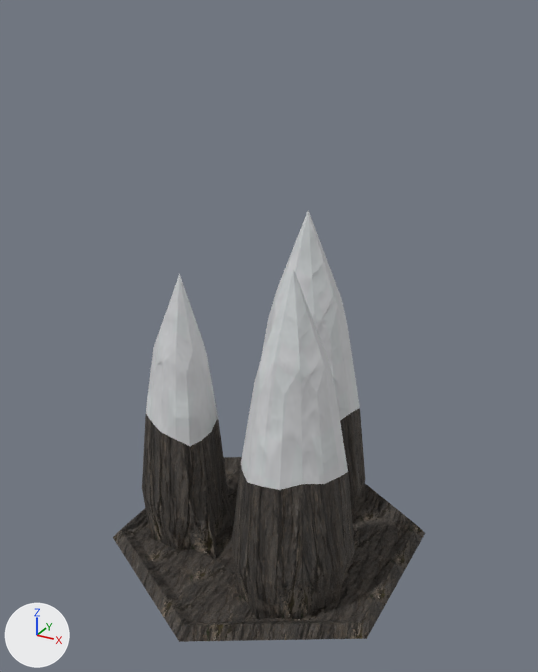
The glTF model src/modules/base/assets/mountains.glb: old version first, new version second.
Camera for both pictures: a 50 mm camera at (1.86, -3.39, 3.08) aimed at (0.0, -0.01, 1.39). The lights are fixed; the arrows at lower left show +X, +Y and +Z. The first picture is the older version. Where no turn or scale is listed for an object, it has been applied to the vertices.

The first picture shows 'HexagonTile.002', 'Mountains'.
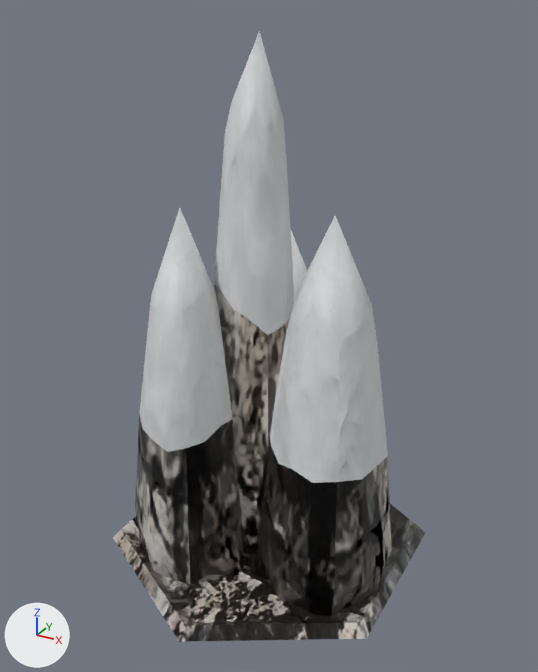
The newer file is also turned or shifted as a whole; pictures and numbers use the older file's frame.

Edits to the scene script, one JSON object a line:
```json
{"op": "add", "block": "img_roughness_out_001", "code": ["img_roughness_out_001 = load_image('roughness_Out.001', '_unpacked/roughness_Out.001', 256, 256, 'sRGB')"]}
{"op": "add", "block": "img_roughness_out", "code": ["img_roughness_out = load_image('roughness_Out', '_unpacked/roughness_Out', 256, 256, 'Non-Color')"]}
{"op": "add", "block": "img_color_out", "code": ["img_color_out = load_image('color_Out', '_unpacked/color_Out', 256, 256, 'Non-Color')"]}
{"op": "add", "block": "mat_rugged_rock_cliff_material", "code": ["mat_rugged_rock_cliff_material = bpy.data.materials.new('Rugged Rock Cliff Material')", "# uses the picture img_color_out", "# uses the picture img_roughness_out", "# uses the picture img_roughness_out_001"]}
{"block": "me_circle_004", "where": "me_circle_004.from_pydata(...)  # 18 vertices, 28 faces; spans x -0.87..0.87, y -10.08..-8.08, z 0.0..0.06"}
{"op": "remove", "block": "me_circle_004", "code": "me_circle_004.materials.append(mat_mountain_rock)"}
{"op": "add", "block": "me_circle_004", "code": "me_circle_004.materials.append(mat_rugged_rock_cliff_material)"}
{"op": "add", "block": "me_cone_002", "code": ["me_cone_002 = bpy.data.meshes.new('Cone.002')", "me_cone_002.from_pydata(...)  # 283 vertices, 570 faces; spans x -0.81..0.78, y -0.64..0.84, z -0.83..2.32", "# faces by material slot: [366, 204]", "me_cone_002.materials.append(mat_rugged_rock_cliff_material)", "me_cone_002.materials.append(mat_snow_001)"]}
{"op": "remove", "block": "ob_mountains", "code": ["ob_mountains = bpy.data.objects.new('Mountains', me_cone_001)", "ob_mountains.location = (0.0, 9.083, 0.0)"]}
{"op": "add", "block": "ob_mountains_001", "code": ["ob_mountains_001 = bpy.data.objects.new('Mountains.001', me_cone_002)", "ob_mountains_001.location = (0.045, -0.051, 0.672)"]}
```

Changed parts and their boxes (x1, y1, x2, y2) in the pictures (538 x 672 px):
```json
{"object": "Mountains.001", "change": "added", "after": [135, 31, 392, 616], "faces in mat_snow_001": [139, 31, 388, 483], "faces in mat_rugged_rock_cliff_material": [135, 285, 392, 616]}
{"object": "Mountains", "change": "deleted", "before": [142, 210, 365, 619], "faces in mat_snow_001": [146, 210, 360, 490], "faces in mat_mountain_rock": [142, 408, 365, 619]}
{"object": "HexagonTile.002", "change": "recoloured", "before": [113, 504, 425, 642], "after": [113, 504, 425, 642]}
```
